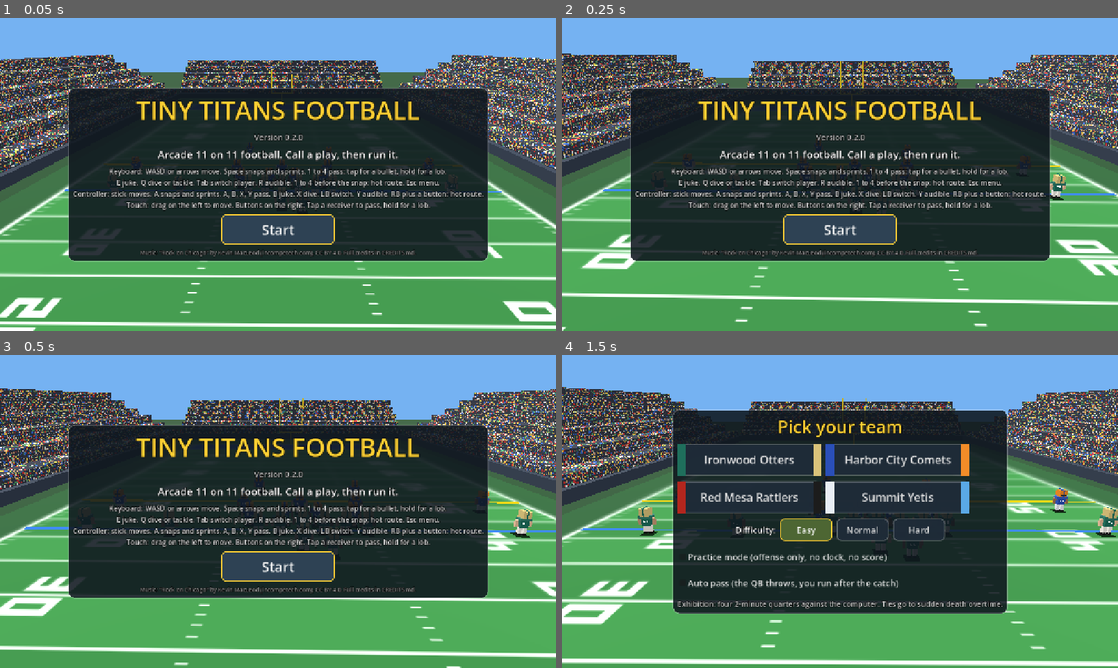
Above: before the commit, frames 1-4 (two rows, left to right).
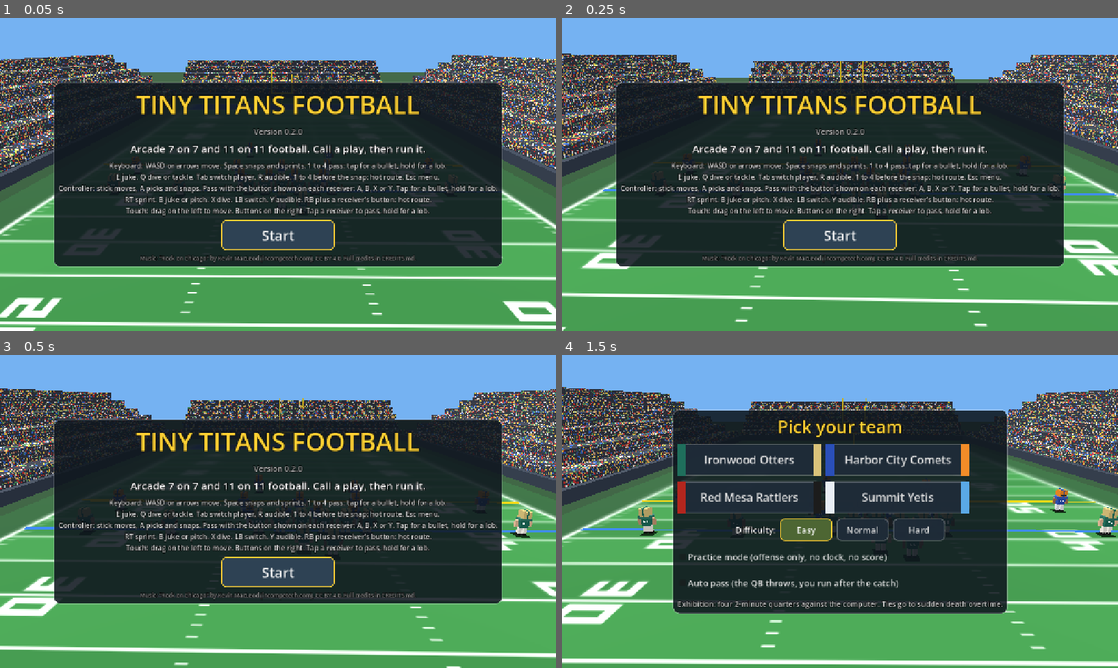
Above: after the commit, the same moments.

Repository: bclark10121-cloud/tiny-titans-football
Game: Godot game, scene res://main.tscn
The game is run twice, just before and just after one commit, with the same random seed, the same clock (stepped at 60 frames per second) and the same inputs.
Inputs:
- Up to frame 1 (0.05 s): no input
- Up to frame 2 (0.25 s): no input
- Up to frame 3 (0.5 s): no input
- Up to frame 4 (1.5 s): click "Start" at 0.5 s; click "Easy" at 1.25 s

The runs differ from the first frame. In frame 1, 16% of the frame differs, in the area x 9-91%, y 20-80%; in frame 2, 16%; in frame 3, 16%; in frame 4, nothing differs.

Commit message:
Controller: A presses screen buttons, picking a play no longer snaps it, clearer controller help. Tag line names 7 on 7 and 11 on 11
- Godot 4.6 binds no controller button to screen buttons. ui_accept now takes A,
  so a controller can press Start, pick a team, pick a play card and use the Menu.
- Clear pending presses when the presnap starts, so the A or Enter press that
  picked a play does not also snap it (the early-snap queue would have).
- Title card, help screen and game page explain controller passing: the button on
  each receiver, tap for a bullet, hold for a lob.
- Tag line and page description: Arcade 7 on 7 and 11 on 11 football.

Checked headless with controller events only: title, team, kick meter, play card,
snap, tap B bullet to receiver B, hold Y lob to receiver Y, defense card, Menu.
6 bot games finish.

Co-Authored-By: Claude Opus 5.5 <noreply@anthropic.com>
Claude-Session: https://claude.ai/code/session_0117TTYCKGEbub4RTHeF3yuU

Diff:
--- a/scripts/hud.gd
+++ b/scripts/hud.gd
@@ -325,10 +325,10 @@
 	var s := _lbl("Version %s" % version, 18, Color(1, 1, 1, 0.7))
 	s.horizontal_alignment = HORIZONTAL_ALIGNMENT_CENTER
 	v.add_child(s)
-	var d := _lbl("Arcade 11 on 11 football. Call a play, then run it.", 24)
+	var d := _lbl("Arcade 7 on 7 and 11 on 11 football. Call a play, then run it.", 24)
 	d.horizontal_alignment = HORIZONTAL_ALIGNMENT_CENTER
 	v.add_child(d)
-	var c := _lbl("Keyboard: WASD or arrows move. Space snaps a …(145 unchanged characters)… oute. Esc menu.\nController: stick moves. A snaps and sprints. A, B, X, Y pass. B juke. X dive. LB switch. Y audible. RB plus a button: hot route.\nTouch: drag on the  …(103 unchanged characters)…
+	var c := _lbl("Keyboard: WASD or arrows move. Space snaps a …(145 unchanged characters)… oute. Esc menu.\nController: stick moves, A picks and snaps. Pass with the button shown on each receiver: A, B, X or Y. Tap for a bullet, hold for a lob.\nRT sprint. B juke or pitch. X dive. LB switch. Y audible. RB plus a receiver's button: hot route.\nTouch: drag on the  …(103 unchanged characters)…
 	c.horizontal_alignment = HORIZONTAL_ALIGNMENT_CENTER
 	v.add_child(c)
 	var b := _btn("Start", 32)
@@ -540,7 +540,7 @@
 	var t := _lbl("How to play", 34, GOLD)
 	t.horizontal_alignment = HORIZONTAL_ALIGNMENT_CENTER
 	v.add_child(t)
-	var txt: String = "Offense\n  Pick a play from the Short, D …(1140 unchanged characters)… den death overtime. The next score wins."
+	var txt: String = "Offense\n  Pick a play from the Short, D …(1140 unchanged characters)… den death overtime. The next score wins.\n\nController (Xbox layout)\n  Stick or D-pad moves and picks. A presses buttons, snaps and stops the kick meter. Menu button opens the Menu.\n  Pass with the button shown on each receiver: A, B, X or Y. Tap for a bullet, hold for a lob.\n  RT sprint. B juke, or pitch on option plays. X dive or tackle. LB switch player.\n  Before the snap: Y audible. Hold RB and press a receiver's button for a hot route. Play call: LB, RB or B next tab, X back."
 	v.add_child(_lbl(txt, 16))
 	var b := _btn("Close", 24)
 	b.size_flags_horizontal = Control.SIZE_SHRINK_CENTER
--- a/scripts/main.gd
+++ b/scripts/main.gd
@@ -239,6 +239,8 @@
 	_action("switch", [_key(KEY_TAB), _joy(JOY_BUTTON_LEFT_SHOULDER)])
 	_action("hot", [_joy(JOY_BUTTON_RIGHT_SHOULDER)])
 	_action("menu", [_key(KEY_ESCAPE), _joy(JOY_BUTTON_START), _joy(JOY_BUTTON_BACK)])
+	# Godot 4.6 binds no controller button to screen buttons. A presses the highlighted button (Start, teams, play cards, Menu)
+	_action("ui_accept", [_joy(JOY_BUTTON_A)])
 	_action("pass_1", [_key(KEY_1), _joy(JOY_BUTTON_A)])
 	_action("pass_2", [_key(KEY_2), _joy(JOY_BUTTON_B)])
 	_action("pass_3", [_key(KEY_3), _joy(JOY_BUTTON_X)])
@@ -991,6 +993,7 @@
 func _begin_presnap() -> void:
 	state = St.PRESNAP
 	snap_queued = false
+	just.clear()  # the A or Enter press that picked the play must not also snap it
 	presnap_t = 0.0
 	meter_t = 0.0
 	kicked = false
